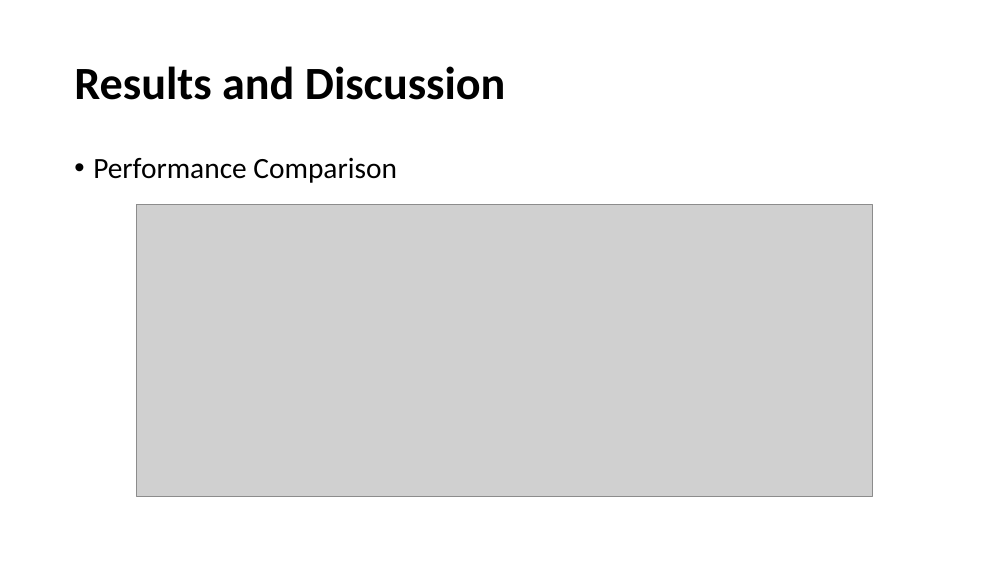
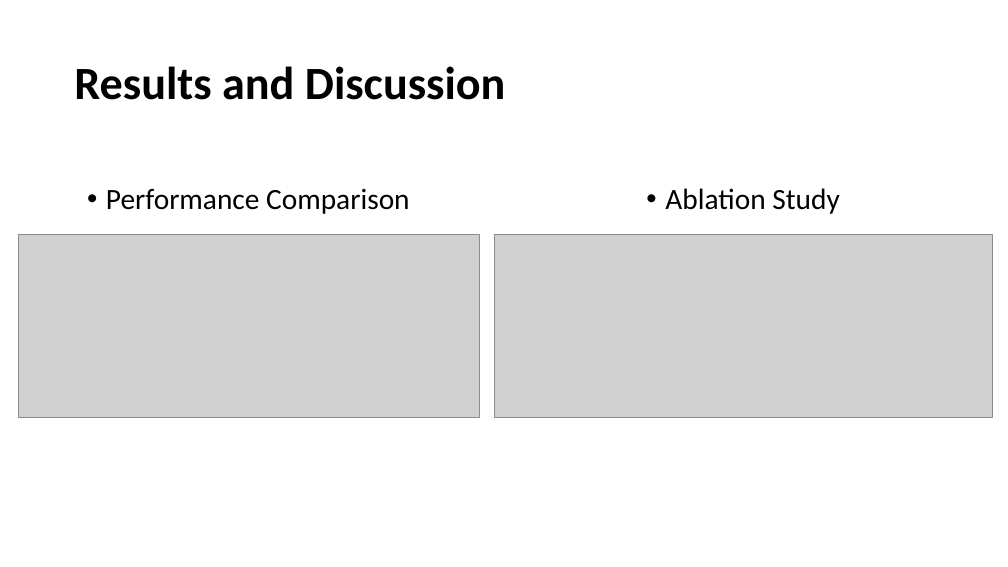
Before and after one commit to BmisTeamItnl/Cheong, a slide deck: slide 9 of Assignment2/study_paperreview_20240927_정세형.pptx. Drawn at 1008x567 pixels with LibreOffice and Linux fonts; fonts in the diff are those of the drawing; grey boxes stand for pictures. Boxes give left, top, right and bottom in pixels: in the first picture for what was removed or moved away, otherwise in the second. Text is boxed around its words. In the diff, an @@ line names an element or a change of style, - is before the commit and + after.

```diff
--- a/Assignment2/study_paperreview_20240927_정세형.pptx
+++ b/Assignment2/study_paperreview_20240927_정세형.pptx
@@ text "Performance Comparison": place and size @@
-text "Performance Comparison" at bbox=[93, 158, 397, 183]
+text "Performance Comparison" at bbox=[106, 189, 410, 214]
@@ text "Performance Comparison" at bbox=[106, 189, 410, 214]: alignment left to centre @@
@@ text added at bbox=[665, 188, 839, 214], 42 pt, text #000000 @@
+• Ablation Study
@@ picture: place and size @@
-picture at bbox=[136, 204, 872, 496]
+picture at bbox=[18, 234, 479, 417]
@@ picture added at bbox=[494, 234, 992, 417] @@
```
Also in this commit, not shown: 4 other slides changed, 1 slide added, 2 slides removed.
